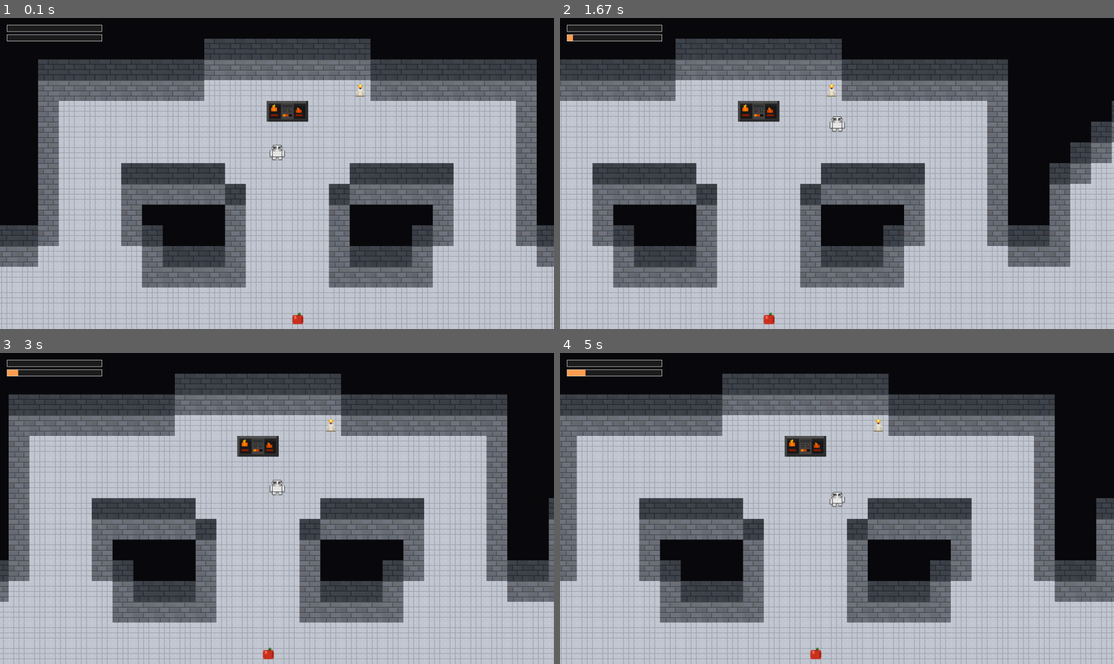
Above: before the commit, frames 1-4 (two rows, left to right).
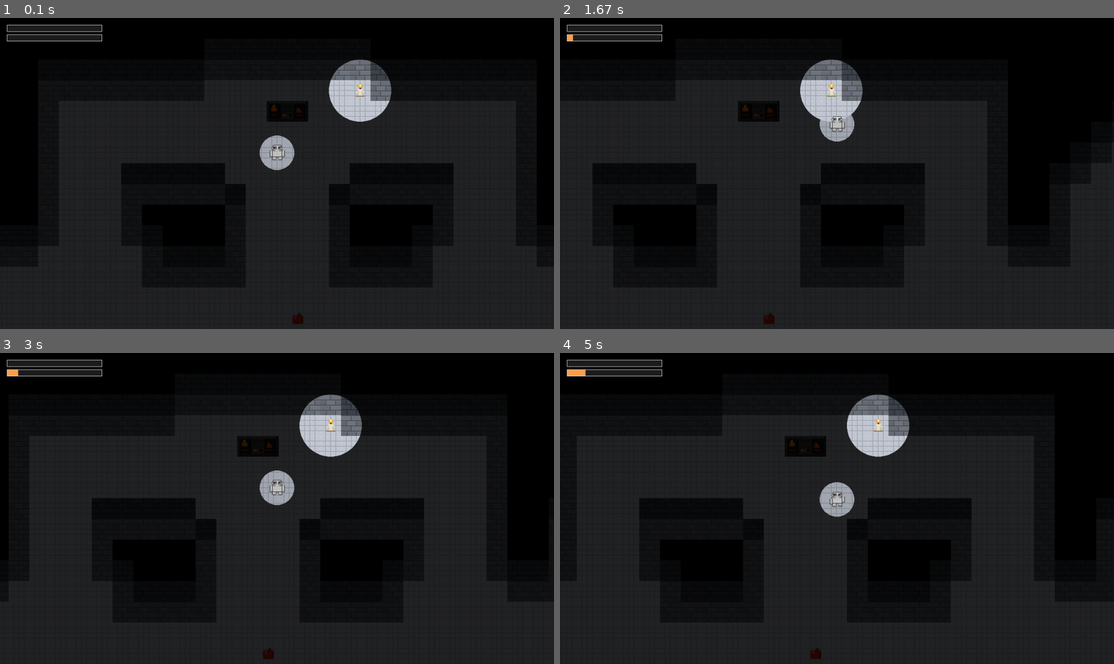
Above: after the commit, the same moments.

Repository: sser1to/pygame_project
Game: pygame game, started from main.py
The game is run twice, just before and just after one commit, with the same random seed, the same clock (stepped at 60 frames per second) and the same inputs.
Inputs:
- Up to frame 1 (0.1 s): no input
- Up to frame 2 (1.67 s): hold D 0.33-0.8 s; hold W 0.83-1.13 s; hold D 1.17-1.63 s
- Up to frame 3 (3 s): hold A 1.67-2.2 s; hold S 2.23-2.53 s; tap Enter at 2.57 s; hold A from 2.9 s (still down)
- Up to frame 4 (5 s): release A at 3.3 s; hold W 3.33-3.7 s; hold D 3.73-4.37 s; hold S 4.4-4.77 s; hold A from 4.8 s (still down)

The runs differ from the first frame. In frame 1, 78% of the frame differs, in the area x 0-100%, y 6-100%; in frame 2, 76%; in frame 3, 78%; in frame 4, 78%.

Commit message:
improve lighting mechanics

Diff:
--- a/main.py
+++ b/main.py
@@ -29,11 +29,16 @@
 
 DARK_TILE_FRACTION = 0.18
 DARK_SAFE_RADIUS = 4
-DARK_OVERLAY_ALPHA = 180
-DARK_OVERLAY_ALPHA_LIT = 90
+DARK_OVERLAY_ALPHA = 220
 DARK_BLOB_COUNT = 2
 DARK_BLOB_MIN_SIZE = 30
 CANDLE_LIGHT_RADIUS = 1
+
+SPOTLIGHT_RADIUS = 1
+SPOTLIGHT_FEATHER = 40
+SPOTLIGHT_ALPHA = 210
+PLAYER_LIGHT_ALPHA = 40
+CANDLE_LIGHT_ALPHA = 0
 
 FREEZE_ENABLED = True
 COLD_MAX = 100.0
@@ -339,7 +344,7 @@
     return [(tx + 1, ty), (tx - 1, ty), (tx, ty + 1), (tx, ty - 1)]
 
 
-def get_light_tiles(dark_tiles, center_tile, radius):
+def get_light_tiles(center_tile, radius):
     if radius <= 0:
         return set()
     cx, cy = center_tile
@@ -349,19 +354,34 @@
             if max(abs(dx), abs(dy)) > radius:
                 continue
             tile = (cx + dx, cy + dy)
-            if tile in dark_tiles:
-                light_tiles.add(tile)
+            light_tiles.add(tile)
     return light_tiles
 
 
-def get_candle_light_tiles(dark_tiles, items, player):
+def get_candle_light_tiles(items, player):
     light_tiles = set()
     if player.carrying == ITEM_CANDLE:
-        light_tiles.update(get_light_tiles(dark_tiles, get_player_tile(player), CANDLE_LIGHT_RADIUS))
+        light_tiles.update(get_light_tiles(get_player_tile(player), CANDLE_LIGHT_RADIUS))
     for item in items:
         if item.kind == ITEM_CANDLE:
-            light_tiles.update(get_light_tiles(dark_tiles, item.tile, CANDLE_LIGHT_RADIUS))
+            light_tiles.update(get_light_tiles(item.tile, CANDLE_LIGHT_RADIUS))
     return light_tiles
+
+
+def get_candle_centers(player, items):
+    centers = []
+    if player.carrying == ITEM_CANDLE:
+        centers.append((player.rect.centerx, player.rect.centery))
+    for item in items:
+        if item.kind != ITEM_CANDLE:
+            continue
+        centers.append(
+            (
+                item.tile[0] * TILE_SIZE + TILE_SIZE // 2,
+                item.tile[1] * TILE_SIZE + TILE_SIZE // 2,
+            )
+        )
+    return centers
 
 
 def get_item_at(items, tile):
@@ -497,14 +517,22 @@
     screen.blit(sprite, (world_x - offset.x, world_y - offset.y))
 
 
-def draw_darkness(screen, dark_tiles, overlay, lit_overlay, lit_tiles, offset):
+def draw_darkness(screen, dark_tiles, overlay, candle_centers, offset):
+    darkness = pygame.Surface((SCREEN_WIDTH, SCREEN_HEIGHT), pygame.SRCALPHA)
     for tx, ty in dark_tiles:
-        world_x = tx * TILE_SIZE
-        world_y = ty * TILE_SIZE
-        if (tx, ty) in lit_tiles:
-            screen.blit(lit_overlay, (world_x - offset.x, world_y - offset.y))
-        else:
-            screen.blit(overlay, (world_x - offset.x, world_y - offset.y))
+        world_x = tx * TILE_SIZE - offset.x
+        world_y = ty * TILE_SIZE - offset.y
+        darkness.blit(overlay, (world_x, world_y))
+
+    candle_radius = int((CANDLE_LIGHT_RADIUS + 0.5) * TILE_SIZE)
+    for candle_center in candle_centers:
+        screen_pos = (
+            int(candle_center[0] - offset.x),
+            int(candle_center[1] - offset.y),
+        )
+        pygame.draw.circle(darkness, (0, 0, 0, 0), screen_pos, candle_radius)
+
+    screen.blit(darkness, (0, 0))
 
 
 def draw_cold_bar(screen, cold_value):
@@ -529,6 +557,31 @@
     pygame.draw.rect(screen, (230, 230, 230), (x, y, bar_width, bar_height), 1)
 
 
+def draw_spotlight(screen, player, candle_centers, camera):
+    overlay = pygame.Surface((SCREEN_WIDTH, SCREEN_HEIGHT), pygame.SRCALPHA)
+    overlay.fill((0, 0, 0, SPOTLIGHT_ALPHA))
+
+    center = (
+        int(player.rect.centerx - camera.x),
+        int(player.rect.centery - camera.y),
+    )
+    for step in range(4):
+        radius = SPOTLIGHT_RADIUS + step * (SPOTLIGHT_FEATHER // 3)
+        alpha = max(0, SPOTLIGHT_ALPHA - (step + 1) * (SPOTLIGHT_ALPHA // 5))
+        pygame.draw.circle(overlay, (0, 0, 0, alpha), center, radius)
+    pygame.draw.circle(overlay, (0, 0, 0, PLAYER_LIGHT_ALPHA), center, SPOTLIGHT_RADIUS)
+
+    candle_radius = int((CANDLE_LIGHT_RADIUS + 0.5) * TILE_SIZE)
+    for candle_center in candle_centers:
+        screen_pos = (
+            int(candle_center[0] - camera.x),
+            int(candle_center[1] - camera.y),
+        )
+        pygame.draw.circle(overlay, (0, 0, 0, CANDLE_LIGHT_ALPHA), screen_pos, candle_radius)
+
+    screen.blit(overlay, (0, 0))
+
+
 def main():
     pygame.init()
     screen = pygame.display.set_mode((SCREEN_WIDTH, SCREEN_HEIGHT))
@@ -570,8 +623,6 @@
     items = spawn_items(grid, spawn_tile)
     dark_overlay = pygame.Surface((TILE_SIZE, TILE_SIZE), pygame.SRCALPHA)
     dark_overlay.fill((0, 0, 0, DARK_OVERLAY_ALPHA))
-    dark_overlay_lit = pygame.Surface((TILE_SIZE, TILE_SIZE), pygame.SRCALPHA)
-    dark_overlay_lit.fill((0, 0, 0, DARK_OVERLAY_ALPHA_LIT))
     cold_value = 0.0
     hunger_value = 0.0
     dead = False
@@ -604,7 +655,8 @@
         camera = compute_camera(player.rect, map_size_px)
 
         player_tile = get_player_tile(player)
-        light_tiles = get_candle_light_tiles(dark_tiles, items, player)
+        light_tiles = get_candle_light_tiles(items, player)
+        candle_centers = get_candle_centers(player, items)
 
         if FREEZE_ENABLED:
             in_dark = player_tile in dark_tiles and player_tile not in light_tiles
@@ -624,9 +676,10 @@
         screen.fill((10, 10, 14))
         draw_map(screen, grid, assets, camera)
         draw_items(screen, items, item_assets, camera)
-        draw_darkness(screen, dark_tiles, dark_overlay, dark_overlay_lit, light_tiles, camera)
         player.draw(screen, camera)
         draw_carried_item(screen, player, item_assets, camera)
+        draw_spotlight(screen, player, candle_centers, camera)
+        draw_darkness(screen, dark_tiles, dark_overlay, candle_centers, camera)
         draw_item_outlines(screen, items, item_assets, item_outlines, camera, player)
         if FREEZE_ENABLED:
             draw_cold_bar(screen, cold_value)
